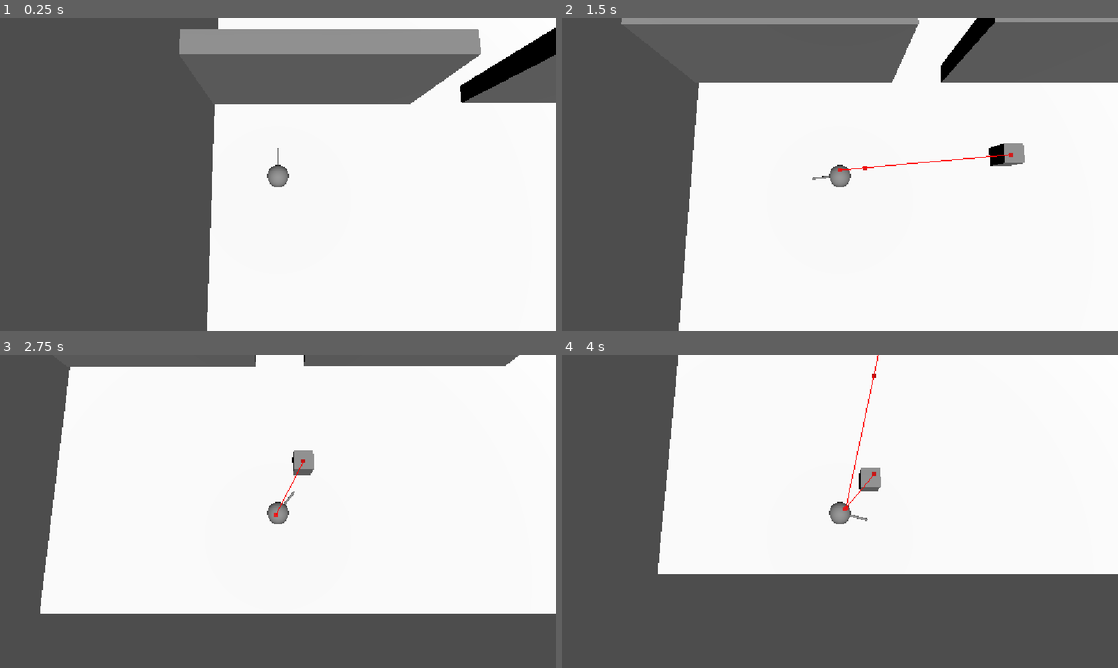
Above: before the commit, frames 1-4 (two rows, left to right).
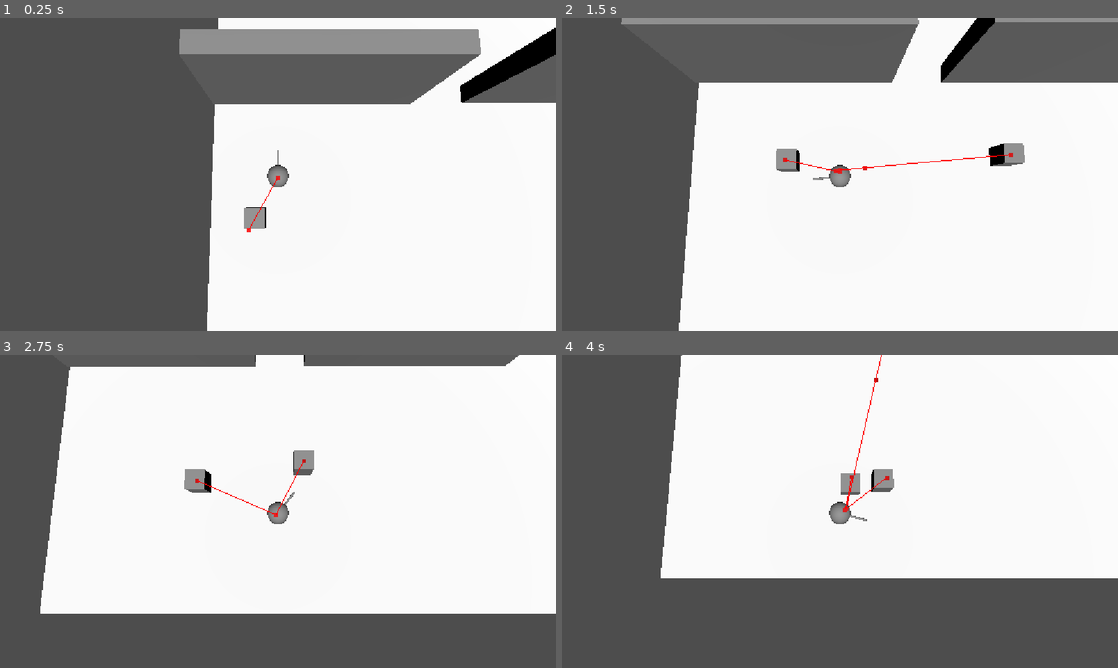
Above: after the commit, the same moments.

Repository: Lunycat/Ded_vs_Zombie
Game: Godot game, scene res://scenes/game.tscn
The game is run twice, just before and just after one commit, with the same random seed, the same clock (stepped at 60 frames per second) and the same inputs.
Inputs (mouse positions are in pixels of both pictures, inside the frame that each line leads up to):
- Up to frame 1 (0.25 s): no input
- Up to frame 2 (1.5 s): move the mouse to (962, 158) at 0.52 s; press the mouse at (962, 158) at 0.53 s; hold Right (ui_right) 0.53-1.28 s; move the mouse to (728, 190) at 1.27 s; release the mouse at (728, 190) at 1.28 s; hold Down (ui_down) from 1.28 s (still down); click (728, 190) at 1.35 s
- Up to frame 3 (2.75 s): move the mouse to (333, 442) at 2.02 s; release Down (ui_down) at 2.03 s; press the mouse at (333, 442) at 2.03 s; hold Right (ui_right) from 2.03 s (still down)
- Up to frame 4 (4 s): move the mouse to (812, 574) at 2.77 s; release Right (ui_right) at 2.78 s; release the mouse at (812, 574) at 2.78 s; hold Up (ui_up) 2.78-3.53 s; click (812, 574) at 2.85 s; move the mouse to (1006, 558) at 3.52 s; press the mouse at (1006, 558) at 3.53 s; hold Left (ui_left) from 3.53 s (still down)

The runs differ from the first frame. In frame 1, 0.3% of the frame differs, in the area x 43-51%, y 41-69%; in frame 2, 0.4%; in frame 3, 0.4%; in frame 4, 2.3%, in the area x 17-100%, y 0-72%.

Commit message:
add shots

Diff:
--- a/project.godot
+++ b/project.godot
@@ -28,7 +28,7 @@
 
 attack={
 "deadzone": 0.2,
-"events": [Object(InputEventMouseButton,"resource_local_to_s …(137 unchanged characters)… lse,"button_mask":1,"position":Vector2(172, 7),"global_position":Vector2(179, 44),"factor":1.0,"button_index":1,"canceled":false,"pressed":true,"double_click":false,"script":null)
+"events": [Object(InputEventMouseButton,"resource_local_to_s …(137 unchanged characters)… lse,"button_mask":1,"position":Vector2(151, 19),"global_position":Vector2(158, 56),"factor":1.0,"button_index":1,"canceled":false,"pressed":true,"double_click":false,"script":null)
 ]
 }
 
--- a/scenes/game.tscn
+++ b/scenes/game.tscn
@@ -2,6 +2,7 @@
 
 [ext_resource type="PackedScene" uid="uid://bikj5btlbocmh" path="res://scenes/spawn_manager.tscn" id="1_lnu2h"]
 [ext_resource type="PackedScene" uid="uid://cjusarskcjt6u" path="res://scenes/player.tscn" id="1_uwrxv"]
+[ext_resource type="PackedScene" uid="uid://dpw1jhb0m3be8" path="res://scenes/zombies/zombie.tscn" id="3_lnu2h"]
 
 [sub_resource type="NavigationMesh" id="NavigationMesh_vco5m"]
 vertices = PackedVector3Array(0.6815586, 10.004898, -19.390104, 1.9315586, 10.004898, -19.640104, 1.9315586, 10.004898, …(2110 unchanged characters)…
@@ -17,7 +18,6 @@
 
 [node name="Player" parent="." unique_id=1839280870 instance=ExtResource("1_uwrxv")]
 transform = Transform3D(1, 0, 0, 0, 1, 0, 0, 0, 1, -11.39657, 0.7532606, 4.6994505)
-collision_mask = 15
 
 [node name="World" type="Node3D" parent="." unique_id=2129538499 groups=["nav_mesh"]]
 
@@ -73,3 +73,6 @@
 
 [node name="DirectionalLight3D" type="DirectionalLight3D" parent="." unique_id=717498180]
 transform = Transform3D(1, 0, 0, 0, 0.34202015, 0.9396926, 0, -0.9396926, 0.34202015, 0, 23.6335, 14.255051)
+
+[node name="Zombie" parent="." unique_id=1842117996 instance=ExtResource("3_lnu2h")]
+transform = Transform3D(1, 0, 0, 0, 1, 0, 0, 0, 1, -12.866003, 0.500002, 7.3330536)
--- /dev/null
+++ b/scenes/guns/gun.tscn
@@ -0,0 +1,17 @@
+[gd_scene format=3 uid="uid://3v46tscym4do"]
+
+[ext_resource type="Script" uid="uid://vyk0e51l72q1" path="res://scripts/guns/gun.gd" id="1_yco7v"]
+
+[sub_resource type="CapsuleMesh" id="CapsuleMesh_vnbya"]
+radius = 0.056640625
+height = 0.8701172
+
+[node name="Gun" type="Node3D" unique_id=1808121232]
+script = ExtResource("1_yco7v")
+
+[node name="MeshInstance3D2" type="MeshInstance3D" parent="." unique_id=2120900263]
+transform = Transform3D(1, 0, 0, 0, -4.371139e-08, 1, 0, -1, -4.371139e-08, 0, 0.2, -0.904)
+mesh = SubResource("CapsuleMesh_vnbya")
+
+[node name="Muzzle" type="Marker3D" parent="." unique_id=121573504]
+transform = Transform3D(1, 0, 0, 0, 1, 0, 0, 0, 1, 0, 0.21231559, -1.3061821)
--- a/scenes/guns/gun_default.tscn
+++ /dev/null
@@ -1,14 +0,0 @@
-[gd_scene format=3 uid="uid://3v46tscym4do"]
-
-[sub_resource type="CapsuleMesh" id="CapsuleMesh_vnbya"]
-radius = 0.056640625
-height = 0.8701172
-
-[node name="GunDefault" type="Node3D" unique_id=1808121232]
-
-[node name="MeshInstance3D2" type="MeshInstance3D" parent="." unique_id=2120900263]
-transform = Transform3D(1, 0, 0, 0, -4.371139e-08, 1, 0, -1, -4.371139e-08, 0, 0.4, -0.904)
-mesh = SubResource("CapsuleMesh_vnbya")
-
-[node name="Marker3D" type="Marker3D" parent="." unique_id=121573504]
-transform = Transform3D(1, 0, 0, 0, 1, 0, 0, 0, 1, 0, 0.4, -1.3061821)
--- a/scenes/player.tscn
+++ b/scenes/player.tscn
@@ -1,7 +1,7 @@
 [gd_scene format=3 uid="uid://cjusarskcjt6u"]
 
 [ext_resource type="Script" uid="uid://dt34o5gydnjtg" path="res://scripts/player.gd" id="1_3vyb7"]
-[ext_resource type="PackedScene" uid="uid://3v46tscym4do" path="res://scenes/guns/gun_default.tscn" id="2_g2els"]
+[ext_resource type="PackedScene" uid="uid://3v46tscym4do" path="res://scenes/guns/gun.tscn" id="2_g2els"]
 
 [sub_resource type="CapsuleShape3D" id="CapsuleShape3D_dyxgh"]
 
@@ -9,9 +9,9 @@
 
 [node name="Player" type="CharacterBody3D" unique_id=1839280870]
 collision_layer = 2
-collision_mask = 7
+collision_mask = 15
 platform_floor_layers = 4294967042
-platform_wall_layers = 7
+platform_wall_layers = 15
 script = ExtResource("1_3vyb7")
 
 [node name="Camera3D" type="Camera3D" parent="." unique_id=1571098144]
@@ -22,7 +22,8 @@
 
 [node name="VisualPivot" type="Node3D" parent="." unique_id=532866155]
 
+[node name="Gun" parent="VisualPivot" unique_id=1808121232 instance=ExtResource("2_g2els")]
+transform = Transform3D(1, 0, 0, 0, 1, 0, 0, 0, 1, 0, -0.128, 0)
+
 [node name="MeshInstance3D" type="MeshInstance3D" parent="VisualPivot" unique_id=1228934968]
 mesh = SubResource("CapsuleMesh_dyxgh")
-
-[node name="GunDefault" parent="VisualPivot" unique_id=1808121232 instance=ExtResource("2_g2els")]
--- /dev/null
+++ b/scripts/guns/gun.gd
@@ -0,0 +1,4 @@
+extends Node3D
+class_name Gun
+
+@export var damage = 70
--- a/scripts/player.gd
+++ b/scripts/player.gd
@@ -3,18 +3,22 @@
 enum State {NORMAL, KNOCKBACK}
 
 @export var max_distance_mouse: float = 50.0
+@export var max_distance_attack: float = 100.0
+@export var attack_coldown: float = 0.6
 @export var SPEED: float = 6.0
 @export var JUMP_VELOCITY: float = 4.5
 @export var max_health: int = 100
-@export var knockback_friction: float = 13.0 # Скорость гасания отталкивания
+# Скорость гасания отталкивания
+@export var knockback_friction: float = 13.0
 
 @onready var _visual_pivot: Node3D = $VisualPivot
-@onready var _gun: Node3D = $GunDefault
+@onready var _gun: Gun = $VisualPivot/Gun
 
 var _camera: Camera3D = null
 var _health: int = 0;
 var _knockback_velocity: Vector3 = Vector3.ZERO
-var _current_state = State.NORMAL
+var _current_state: State = State.NORMAL
+var _attack_timer: float = 0.0
 
 func _ready() -> void:
 	add_to_group("player")
@@ -23,7 +27,8 @@
 	_camera.call_deferred("look_at", self.global_position + Vector3(0, 1, 0))
 
 func _physics_process(delta: float) -> void:
-	_move_mouse()
+	_attack_timer -= delta
+	_move_mouse(delta)
 
 	if not is_on_floor():
 		_use_gravity(delta)
@@ -77,7 +82,7 @@
 	_knockback_velocity = direction.normalized() * force
 	velocity.y = toss
 
-func _move_mouse() -> void:
+func _move_mouse(delta: float) -> void:
 	var mouse_position: Vector2 = get_viewport().get_mouse_position()
 	var ray_origin: Vector3 = _camera.project_ray_origin(mouse_position)
 	var ray_normal: Vector3 = _camera.project_ray_normal(mouse_position)
@@ -86,6 +91,10 @@
 
 	if target == Vector3.INF:
 		return
+
+	if Input.is_action_pressed("attack") and _attack_timer <= 0.0:
+		_attack(target)
+		_attack_timer = attack_coldown
 
 	# Расстояние от персонажа до метки на экране
 	var to_target: Vector3 = target - _visual_pivot.global_position
@@ -105,15 +114,32 @@
 		1,
 		[self]
 	)
-	var result = space_state.intersect_ray(query)
+	var result: Dictionary = space_state.intersect_ray(query)
 
 	if result:
 		return result.position
 
 	return Vector3.INF
 
-func _attack() -> void:
-	pass
+func _attack(target: Vector3) -> void:
+	var collision = _get_attack_collision(target)
+	if collision is Zombie:
+		collision.take_damage(_gun.damage)
+
+func _get_attack_collision(target: Vector3) -> Object:
+	var muzzle: Vector3 = _gun.get_node("Muzzle").global_position
+	var direction: Vector3 = (target - muzzle)
+	direction = direction.normalized()
+	var end_position: Vector3 = muzzle + direction * max_distance_attack
+	var space_state: PhysicsDirectSpaceState3D = get_world_3d().direct_space_state
+	var query: PhysicsRayQueryParameters3D = PhysicsRayQueryParameters3D.create(
+		muzzle,
+		end_position,
+		5,
+		[self]
+	)
+	var result: Dictionary = space_state.intersect_ray(query)
+	return result.get("collider")
 
 func _die() -> void:
 	queue_free()
Not shown, added: scripts/guns/gun.gd.uid
